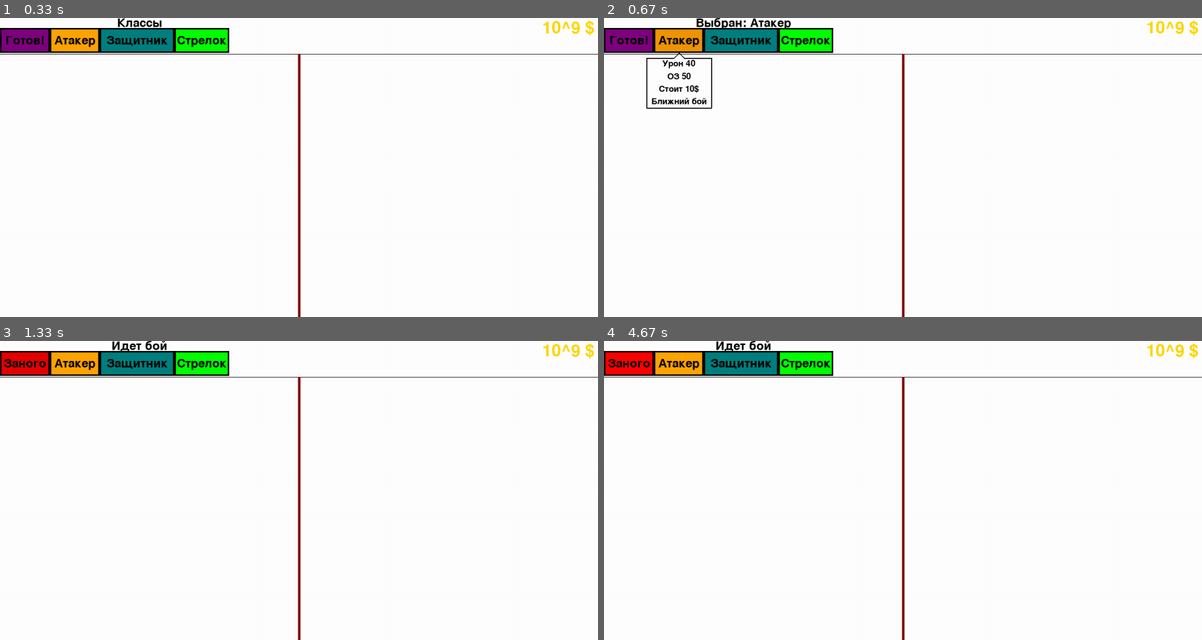
Above: before the commit, frames 1-4 (two rows, left to right).
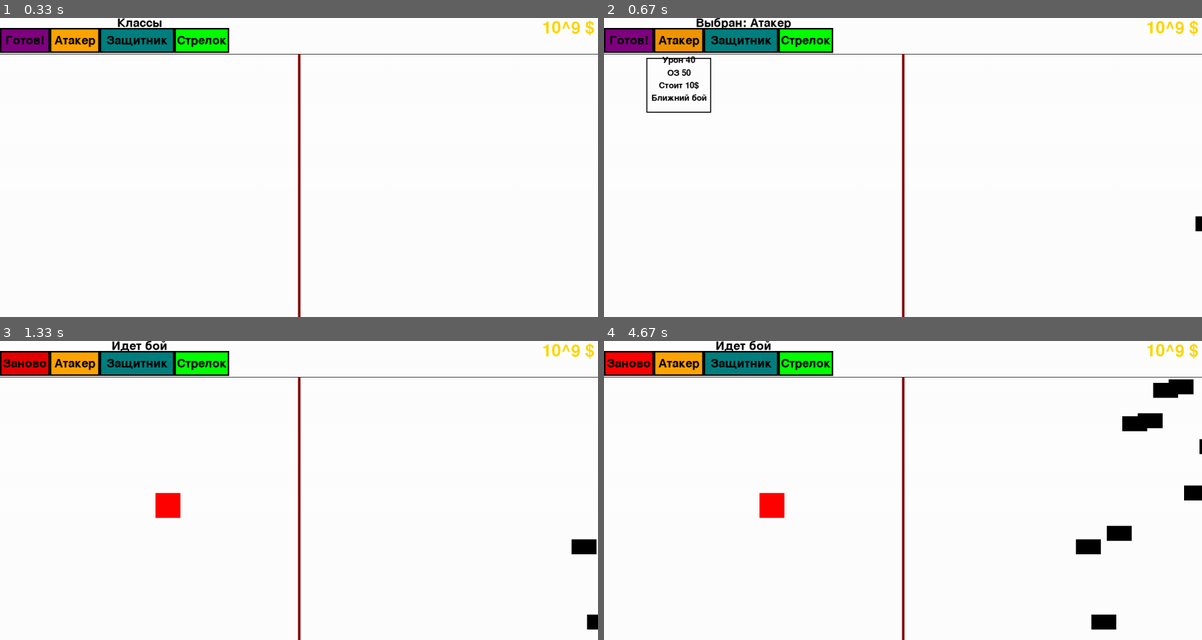
Above: after the commit, the same moments.

Repository: CALLIA121/Pygame
Game: pygame game, started from main2.py
Same seed, same stepped clock (60 frames per second), same inputs: the game is played once before the commit and once after it.
Inputs (mouse positions are in pixels of both pictures, inside the frame that each line leads up to):
- Up to frame 1 (0.33 s): no input
- Up to frame 2 (0.67 s): click "Атакер" at 0.38 s
- Up to frame 3 (1.33 s): click (155, 493) at 0.72 s; click "Готов!" at 1.05 s
- Up to frame 4 (4.67 s): click (627, 361) at 1.38 s, where only the run after the commit has a clickable "Заново"; click (914, 388) at 1.72 s; click "Готов!" at 3.05 s; click (1058, 463) at 3.38 s

Frame 1 is identical in both runs. In frame 2, 0.8% of the frame differs, in the area x 7-100%, y 11-72%; in frame 3, 0.8%; in frame 4, 2.1%, in the area x 0-100%, y 6-97%.

Commit message:
pohti igra.py

Diff:
--- a/main2.py
+++ b/main2.py
@@ -1,5 +1,6 @@
 import pygame
 import sys
+import random
 from settings import *
 
 pygame.init()
@@ -8,13 +9,61 @@
 
 pygame.display.set_caption("Primitives War")
 
+units = []
+enemies = []
+
+typeHP = {
+    'Attaker': 50,
+    'Defender': 140,
+    'Shooter': 100
+}
+
 
 class Unit:
-    def __init__(self, type):
+    def __init__(self, type, x, y):
         self.type = type
-        self.x = 0
-        self.y = 0
+        self.x = x
+        self.y = y
         self.HP = typeHP[type]
+
+        if type == 'Attaker':
+            self.color = (255, 0, 0)
+            self.size = (50, 50)
+        elif type == 'Defender':
+            self.color = (0, 255, 0)
+            self.size = (40, 40)
+        elif type == 'Shooter':
+            self.color = (0, 0, 255)
+            self.size = (50, 50)
+
+    def draw(self, screen):
+        pygame.draw.rect(screen, self.color, (self.x, self.y, *self.size))
+
+    def is_colliding(self, enemy):
+        return (self.x < enemy.x + enemy.size[0] and
+                self.x + self.size[0] > enemy.x and
+                self.y < enemy.y + enemy.size[1] and
+                self.y + self.size[1] > enemy.y)
+
+
+class Enemy:
+    def __init__(self, x, y):
+        self.x = x
+        self.y = y
+        self.size = (50, 30)
+        self.color = (0, 0, 0)
+
+    def draw(self, screen):
+        pygame.draw.rect(screen, self.color, (self.x, self.y, *self.size))
+
+    def update(self):
+        self.x -= 1
+
+
+def spawn_enemy():
+    y = random.randint(72, HEIGHT - 50)
+    new_enemy = Enemy(WIDTH, y)
+    enemies.append(new_enemy)
 
 
 class Button:
@@ -22,26 +71,17 @@
         self.text = text
         self.rect = pygame.Rect(x, y, width, height)
         self.color = color
-        self.X = x
-        self.Y = y
-        self.width = width
-        self.height = height
         self.hover_color = hover_color
         self.action = action
         self.argv = argv
         self.about = about
 
     def draw(self, screen):
-        # Проверка наведения курсора
         mouse_pos = pygame.mouse.get_pos()
-        if self.rect.collidepoint(mouse_pos):
-            pygame.draw.rect(screen, self.hover_color, self.rect)
-            pygame.draw.rect(screen, self.hover_color, self.rect)
-        else:
-            pygame.draw.rect(screen, self.color, self.rect)
+        current_color = self.hover_color if self.rect.collidepoint(mouse_pos) else self.color
+        pygame.draw.rect(screen, current_color, self.rect)
         pygame.draw.rect(screen, 'black', self.rect, 3)
 
-        # Отображение текста
         font = pygame.font.Font(None, 36)
         text_surface = font.render(self.text, True, 'black')
         text_rect = text_surface.get_rect(center=self.rect.center)
@@ -55,63 +95,67 @@
                         self.action(self.argv)
                     else:
                         self.action()
-                else:
-                    print('Button has no action(')
 
     def draw2(self, screen):
         mouse_pos = pygame.mouse.get_pos()
         if self.about and self.rect.collidepoint(mouse_pos):
             lines = self.about.splitlines()
             count = len(lines)
-            maxLen = max([len(x) for x in lines])
+            maxLen = max(len(x) for x in lines)
             width = 10 * maxLen
             height = 25 * count
-            LineX, LineY = self.X + self.width // 2, self.Y + self.height + 10 + 25 // 2
-            points = [(self.X + self.width // 2, self.Y + self.height),
-                      (self.X + self.width // 2 - 10, self.Y + self.height + 10),
-                      (self.X + self.width // 2 - 10 -
-                       width // 2, self.Y + self.height + 10),
-                      (self.X + self.width // 2 - 10 -
-                       width // 2, self.Y + self.height + 10 + height),
-                      (self.X + self.width // 2 + 10 +
-                       width // 2, self.Y + self.height + 10 + height),
-                      (self.X + self.width // 2 + 10 +
-                       width // 2, self.Y + self.height + 10),
-                      (self.X + self.width // 2 + 10, self.Y + self.height + 10)]
-            pygame.draw.polygon(screen, (255, 255, 255), points)
-            pygame.draw.polygon(screen, (0, 0, 0), points, 2)
+            LineX, LineY = self.rect.centerx, self.rect.bottom + 10
+
+            pygame.draw.rect(screen, (255, 255, 255), (LineX - width // 2 - 10, LineY, width + 20, height + 10))
+            pygame.draw.rect(screen, (0, 0, 0), (LineX - width // 2 - 10, LineY, width + 20, height + 10), 2)
+
             font = pygame.font.Font(None, 25)
-            for i in range(len(lines)):
-                text_surface = font.render(lines[i], True, 'black')
-                text_rect = text_surface.get_rect(
-                    center=(LineX, LineY + i * 25))
+            for i, line in enumerate(lines):
+                text_surface = font.render(line, True, 'black')
+                text_rect = text_surface.get_rect(center=(LineX, LineY + (i * 25) + 5))
                 screen.blit(text_surface, text_rect)
+
+
+def spawn_unit(x, y):
+    global currType
+    if currType != 'None' and x < (WIDTH // 2 - 45):
+        new_unit = Unit(currType, x, y)
+        units.append(new_unit)
 
 
 def handle_event(event, buttons: list):
     for butt in buttons:
         butt.handle_event(event)
 
+    if event.type == pygame.MOUSEBUTTONDOWN and event.button == 1:
+        x, y = event.pos
+        if y > 72:
+            spawn_unit(x, y)
+
 
 def drower(screen, objs):
     for obj in objs:
         obj.draw(screen)
-
-    for obj in objs:
         obj.draw2(screen)
 
-
+    for unit in units:
+        unit.draw(screen)
+
+    for enemy in enemies:
+        enemy.draw(screen)
+
+
+enemy_spawn_time = 0
 start = False
 
 
 def startGame():
     global startBtn, start, typeLabel, currType
-    print('Start')
     if not start:
         start = True
         typeLabel = 'Lock'
         currType = 'None'
-        startBtn.text = 'Заного'
+        startBtn.text = 'Заново'
         startBtn.color = (255, 0, 0)
         startBtn.hover_color = (255 - 25, 0, 0)
     else:
@@ -119,7 +163,7 @@
         typeLabel = 'None'
         currType = 'None'
         startBtn.text = 'Готов!'
-        startBtn.color = (128, 0, 128),
+        startBtn.color = (128, 0, 128)
         startBtn.hover_color = (128 - 20, 0, 128 - 20)
 
 
@@ -127,7 +171,6 @@
     global currType, typeLabel
     if currType != cl:
         currType = cl
-
         typeLabel = typeRus[cl]
     else:
         currType = 'None'
@@ -141,13 +184,19 @@
                   (128 - 20, 0, 128 - 20), startGame)
 
 classAttak = Button('Атакер', 100, 20, 100, 50, (255, 165, 0),
-                    (240, 150, 0), setClass, ('Attaker'), f'Урон {typeDamag["Attaker"]}\nОЗ {typeHP["Attaker"]}\nСтоит {typeCost["Attaker"]}$\nБлижний бой')
+                    (240, 150, 0), setClass, ('Attaker'),
+                    f'Урон {typeDamag["Attaker"]}\nОЗ {typeHP["Attaker"]}\nСтоит {typeCost["Attaker"]}$\nБлижний бой')
 classDefender = Button('Защитник', 200, 20, 150, 50, (0, 128, 128),
-                       (0, 128 - 15, 128 - 15), setClass, ('Defender'), f'Урон {typeDamag["Defender"]}\nОЗ {typeHP["Defender"]}\nСтоит {typeCost["Defender"]}$\nБлижний бой')
+                       (0, 128 - 15, 128 - 15), setClass, ('Defender'),
+                       f'Урон {typeDamag["Defender"]}\nОЗ {typeHP["Defender"]}\nСтоит {typeCost["Defender"]}$\nБлижний бой')
 classShooter = Button('Стрелок', 350, 20, 110, 50, (0, 255, 0),
-                      (0, 255 - 25, 0), setClass, ('Shooter'), f'Урон {typeDamag["Shooter"]}\nОЗ {typeHP["Shooter"]}\nСтоит {typeCost["Shooter"]}$\nДальний бой')
+                      (0, 255 - 25, 0), setClass, ('Shooter'),
+                      f'Урон {typeDamag["Shooter"]}\nОЗ {typeHP["Shooter"]}\nСтоит {typeCost["Shooter"]}$\nДальний бой')
 
 buttons = [startBtn, classAttak, classDefender, classShooter]
+
+damage_on_collision = 10
+
 while running:
     for event in pygame.event.get():
         handle_event(event, buttons)
@@ -155,7 +204,27 @@
             running = False
 
     screen.fill((255, 255, 255))
+
+    if enemy_spawn_time > 30:
+        spawn_enemy()
+        enemy_spawn_time = 0
+
+    for enemy in enemies:
+        enemy.update()
+
+    for unit in units:
+        for enemy in enemies:
+            if unit.is_colliding(enemy):
+                unit.HP -= damage_on_collision
+                if unit.HP <= 0:
+                    units.remove(unit)
+                enemies.remove(enemy)
+                break
+
+    enemies = [enemy for enemy in enemies if enemy.x > 0]
+
     drower(screen, buttons)
+
     font = pygame.font.Font(None, 36)
     if typeLabel == 'None':
         text_surface = font.render('Классы', True, 'black')
@@ -165,15 +234,16 @@
         text_surface = font.render(f'Выбран: {typeLabel}', True, 'black')
     text_rect = text_surface.get_rect(center=((100 + 350 + 110) // 2, 10))
     screen.blit(text_surface, text_rect)
+
     pygame.draw.line(screen, (0, 0, 0), (0, 72), (WIDTH, 72), 1)
-    pygame.draw.line(screen, (128, 0, 0), (WIDTH / 2, 72),
-                     (WIDTH / 2, HEIGHT), 5)
+    pygame.draw.line(screen, (128, 0, 0), (WIDTH / 2, 72), (WIDTH / 2, HEIGHT), 5)
 
     font = pygame.font.Font(None, 50)
     coinsText = f"10^9 $"
     text_surface = font.render(coinsText, True, 'gold')
-    text_rect = text_surface.get_rect(
-        center=(WIDTH - (10 * len(coinsText)), 20))
+    text_rect = text_surface.get_rect(center=(WIDTH - (10 * len(coinsText)), 20))
     screen.blit(text_surface, text_rect)
 
     pygame.display.flip()
+
+    enemy_spawn_time += 1
